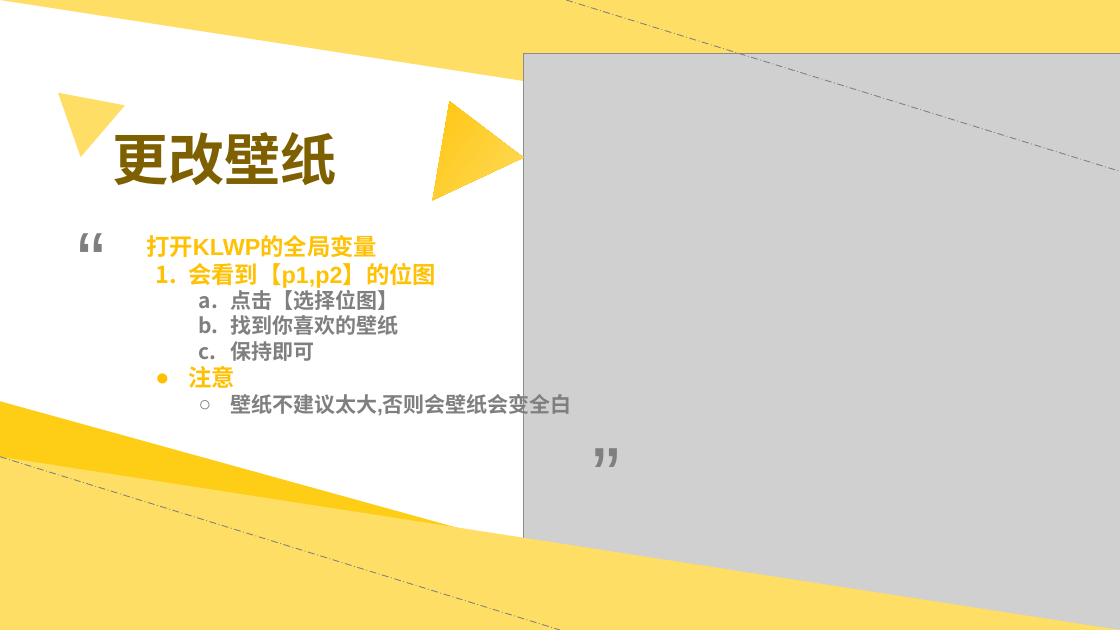
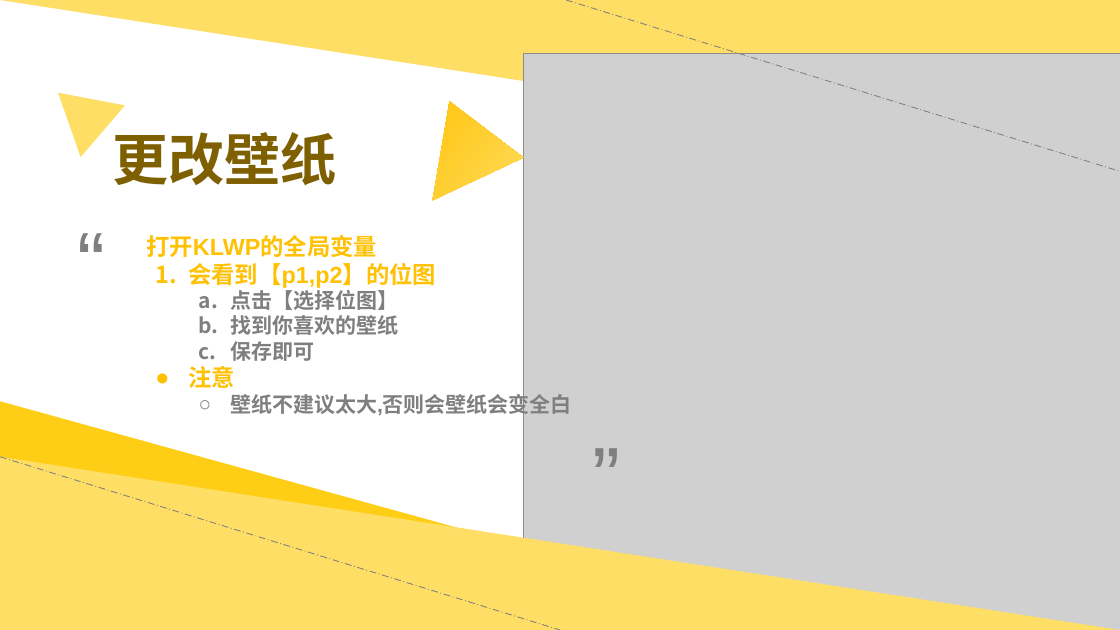
Before and after one commit to MoRan1412/WebSite, a slide deck: slide 12 of files/klwp.pptx. Drawn at 1120x630 pixels with LibreOffice and Linux fonts; fonts in the diff are those of the drawing; grey boxes stand for pictures. Boxes give left, top, right and bottom in pixels: in the first picture for what was removed or moved away, otherwise in the second. Text is boxed around its words. In the diff, an @@ line names an element or a change of style, - is before the commit and + after.

```diff
--- a/files/klwp.pptx
+++ b/files/klwp.pptx
@@ text at [230, 341, 314, 361]: text changed @@
-  c. 保持即可
+  c. 保存即可
```
Also in this commit, not shown: 4 other slides changed, 1 other file.
